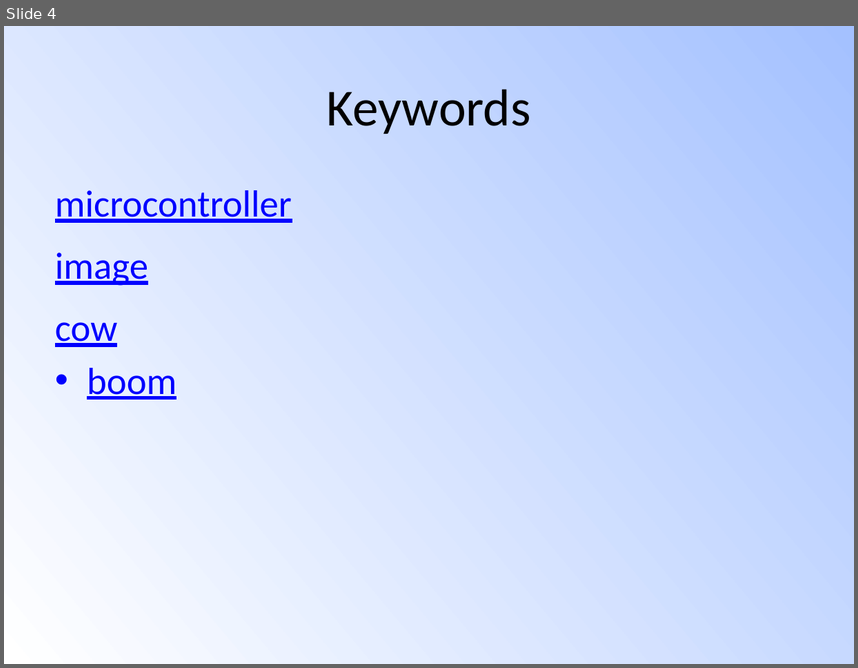
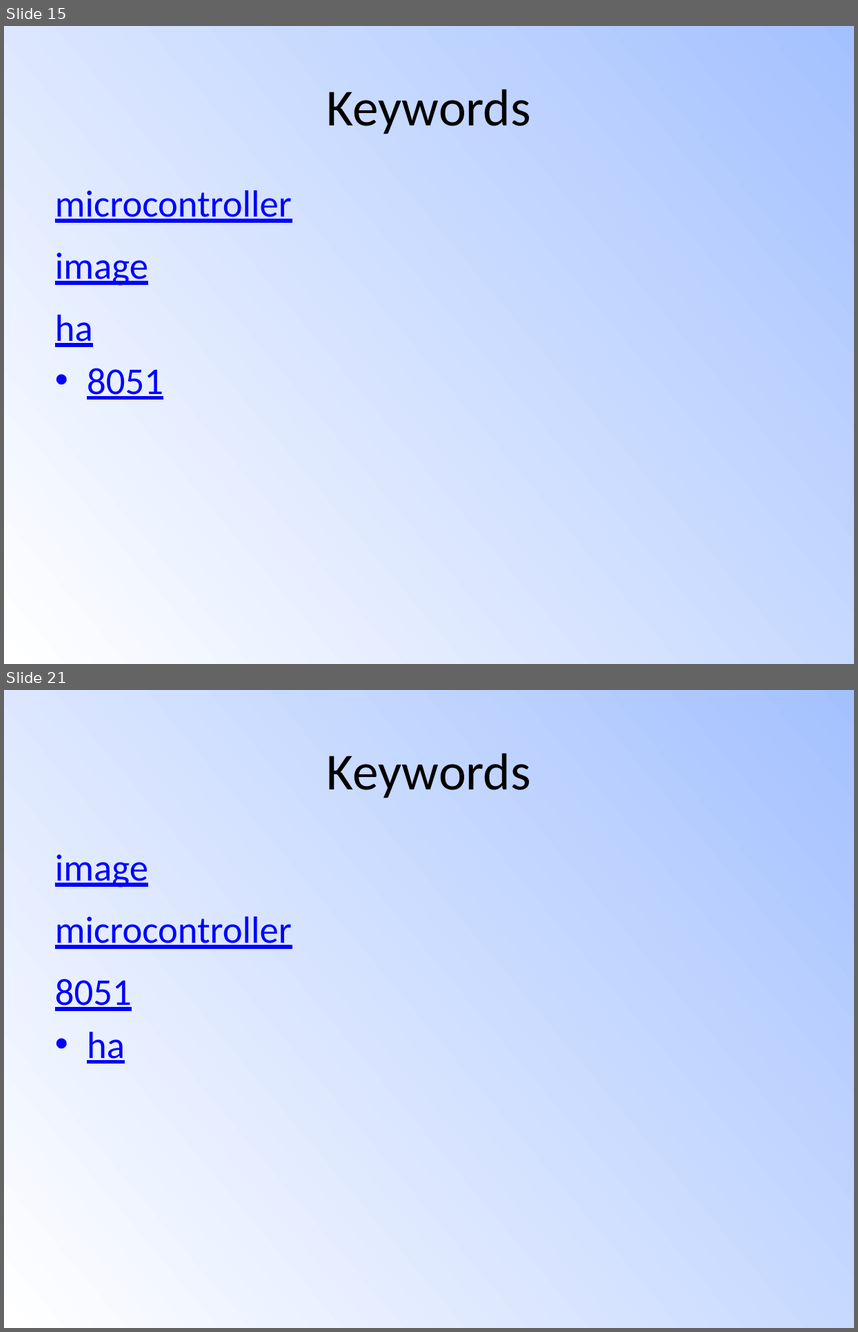
Before and after one commit to Siddhant-Ray/SlideEZ, a slide deck: testppt3.pptx. Shown one above the other, each under a label of ours: slide 4 before the commit, slides 15 and 21 after it; the slides between them are not shown. The pictures are 858x668 and 858x1332 pixels, drawn with LibreOffice and Linux fonts; fonts in the diff are those of the drawing. Boxes give left, top, right and bottom in pixels: in the first picture for what was removed or moved away, otherwise in the second. Text is boxed around its words. In the diff, an @@ line names an element or a change of style, - is before the commit and + after.

```diff
--- a/testppt3.pptx
+++ b/testppt3.pptx
@@ slide 21 added at (4, 690, 854, 1328), background gradient #FFFFFF to #A4C4FF @@
@@ title added at (327, 753, 531, 798), 44 pt, text #000000 @@
+Keywords
@@ text added at (55, 854, 292, 1063), 32 pt, text #0000FF, underline @@
+• image
+  microcontroller
+  8051
+  ha
@@ what was slide 4 is now slide 15 @@
@@ slide 15 changed as well @@
@@ text at (55, 190, 292, 399): text changed @@
-• microcontroller
-  image
-  cow
-  boom
+• microcontroller
+  image
+  ha
+  8051
```
Also in this commit, not shown: 1 other slide changed, 18 other slides added, 2 slides removed, 8 other files.
